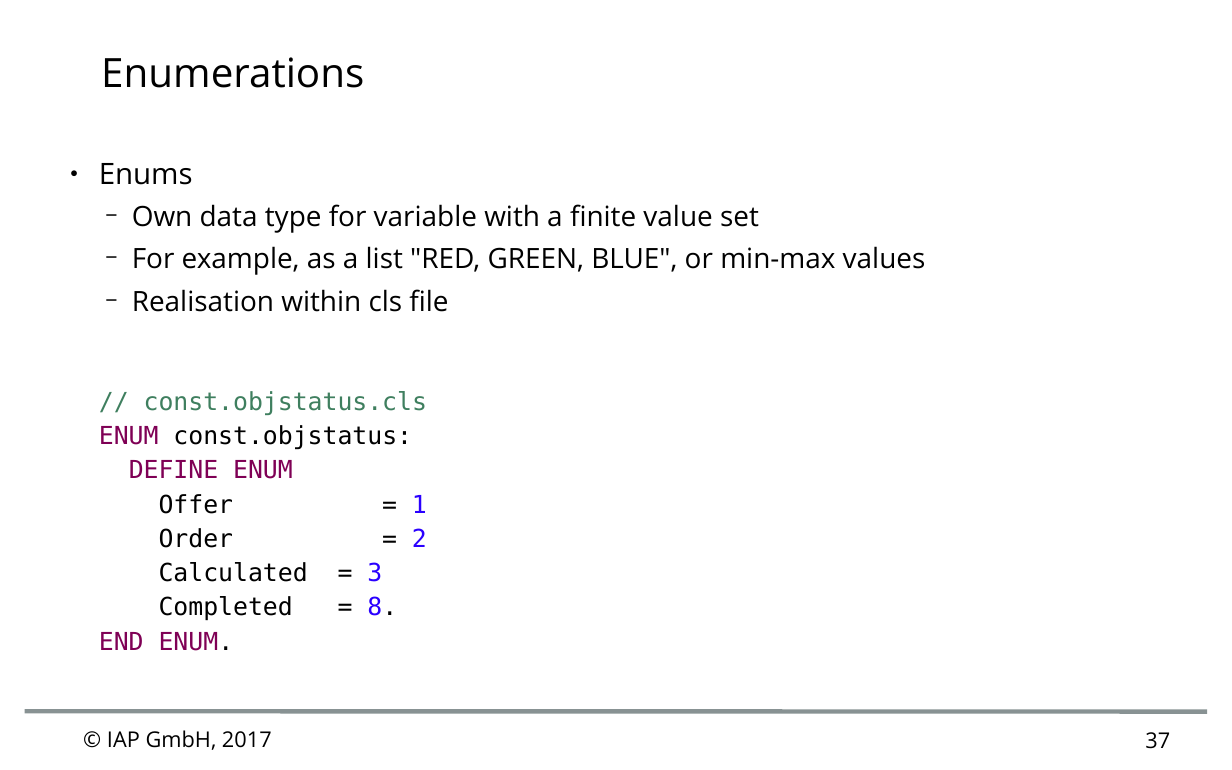
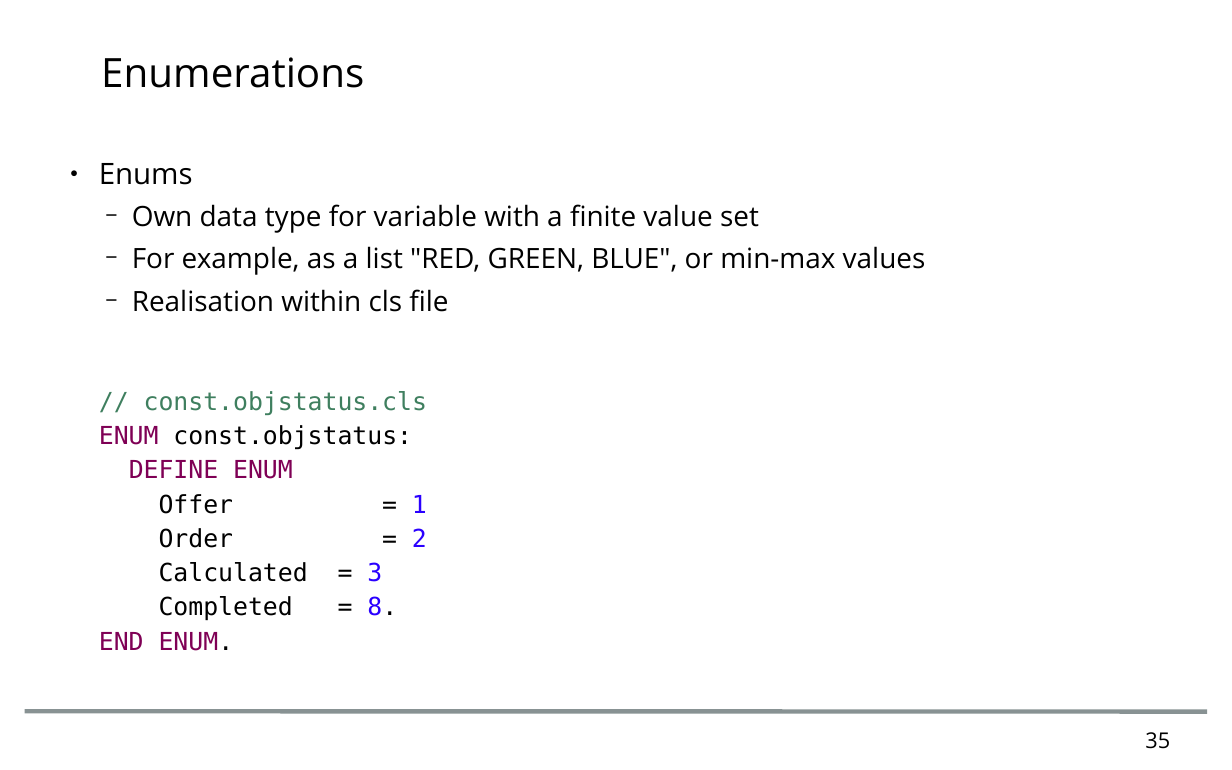
Before and after one commit to nik00iap/openedgeExcercises, a slide deck: slide 35 of doc/Advanced OO ABL_English.odp (slide 37 before the commit). Drawn at 1232x770 pixels with LibreOffice and Linux fonts; fonts in the diff are those of the drawing; background and template pictures are left out. Boxes give left, top, right and bottom in pixels: in the first picture for what was removed or moved away, otherwise in the second. Text is boxed around its words. In the diff, an @@ line names an element or a change of style, - is before the commit and + after.

```diff
--- a/doc/Advanced OO ABL_English.odp
+++ b/doc/Advanced OO ABL_English.odp
@@ text removed at [107, 730, 272, 750] @@
-© IAP GmbH, 2017
@@ page number at [1145, 732, 1170, 749]: text changed @@
-37
+35
```
Also in this commit, not shown: 67 other slides changed, 1 slide added, 3 slides removed, 3 other files.
